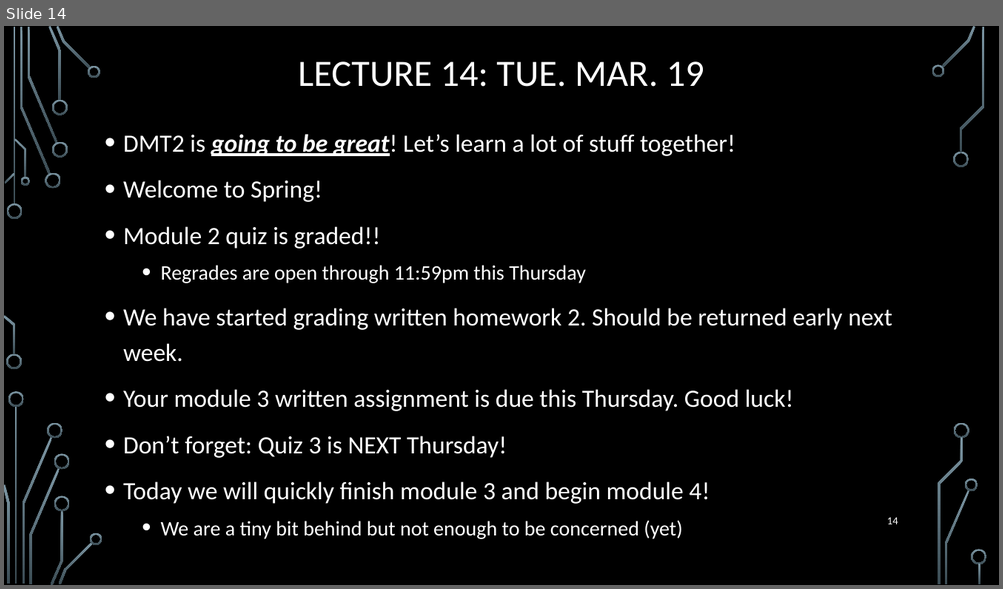
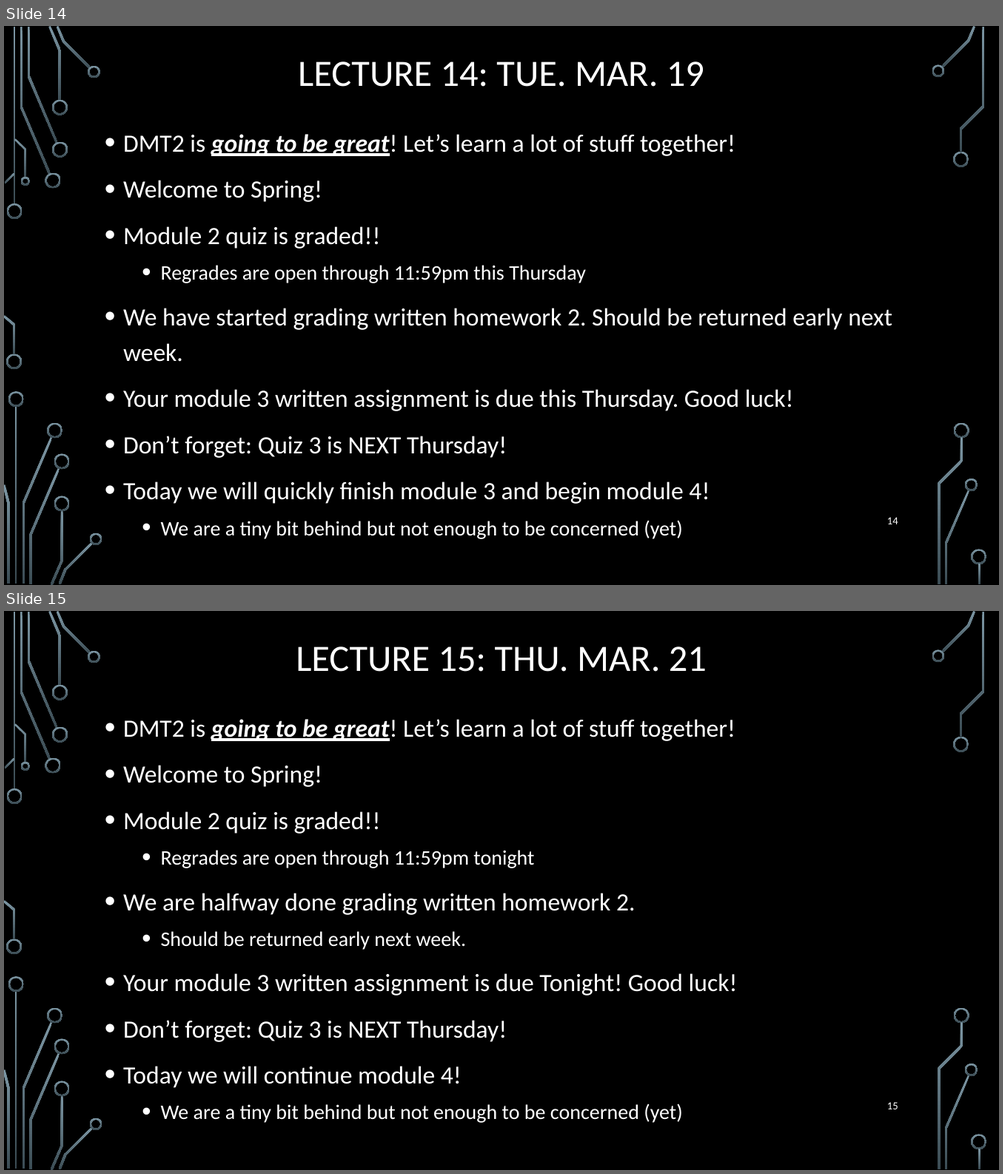
Before and after one commit to markfloryan/dmt2, a slide deck: slides/00-DailyAnnouncements.pptx. Shown one above the other, each under a label of ours: slide 14 before the commit, slides 14 and 15 after it. The pictures are 1003x589 and 1003x1174 pixels, drawn with LibreOffice and Linux fonts; fonts in the diff are those of the drawing; background and template pictures are left out. Boxes give left, top, right and bottom in pixels: in the first picture for what was removed or moved away, otherwise in the second. Text is boxed around its words. In the diff, an @@ line names an element or a change of style, - is before the commit and + after.

```diff
--- a/slides/00-DailyAnnouncements.pptx
+++ b/slides/00-DailyAnnouncements.pptx
@@ slide 15 added at bbox=[4, 611, 999, 1170], background picture (left out); not listed: 36 template elements that a slide beside it also shows @@
@@ title added at bbox=[296, 647, 706, 672], 36 pt, text #FFFFFF @@
+LECTURE 15: THU. MAR. 21
@@ text added at bbox=[123, 719, 737, 1123], 24 pt, text #FFFFFF @@
+• DMT2 is going to be great! Let’s learn a lot of stuff together!
+• Welcome to Spring!
+• Module 2 quiz is graded!!
+  • Regrades are open through 11:59pm tonight
+• We are halfway done grading written homework 2.
+  • Should be returned early next week.
+• Your module 3 written assignment is due Tonight! Good luck!
+• Don’t forget: Quiz 3 is NEXT Thursday!
+• Today we will continue module 4!
+  • We are a tiny bit behind but not enough to be concerned (yet)
@@ page number added at bbox=[887, 1102, 898, 1110], 10.5 pt, text #FFFFFF @@
+15
```
Also in this commit, not shown: 1 other file.
